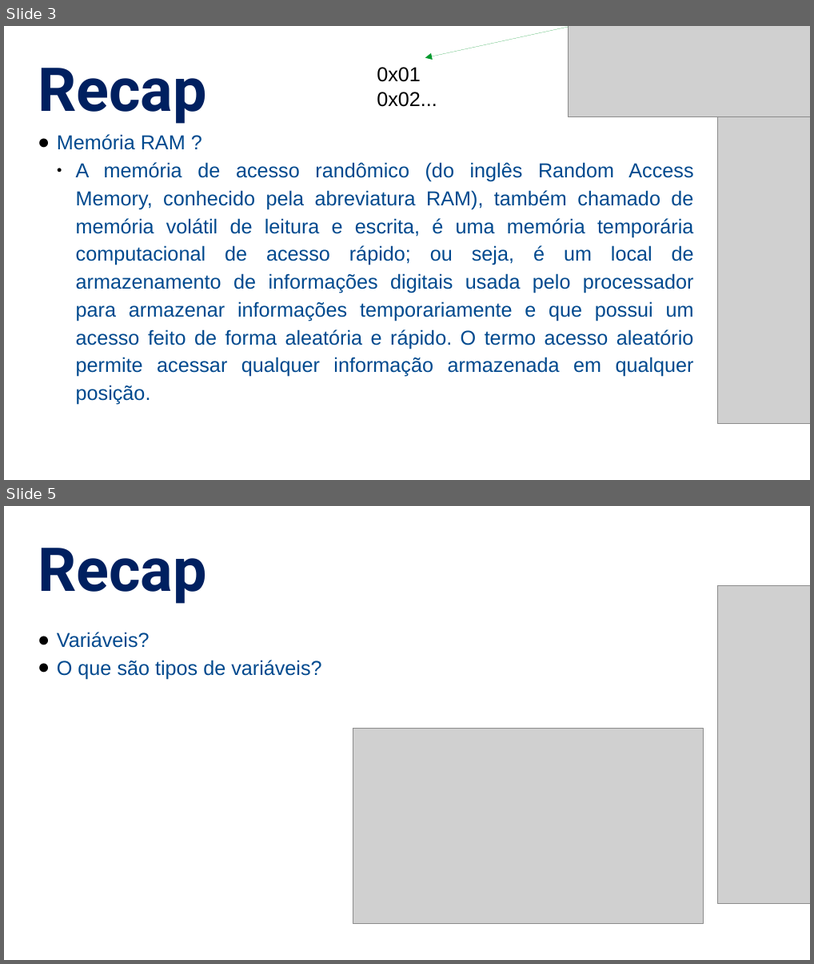
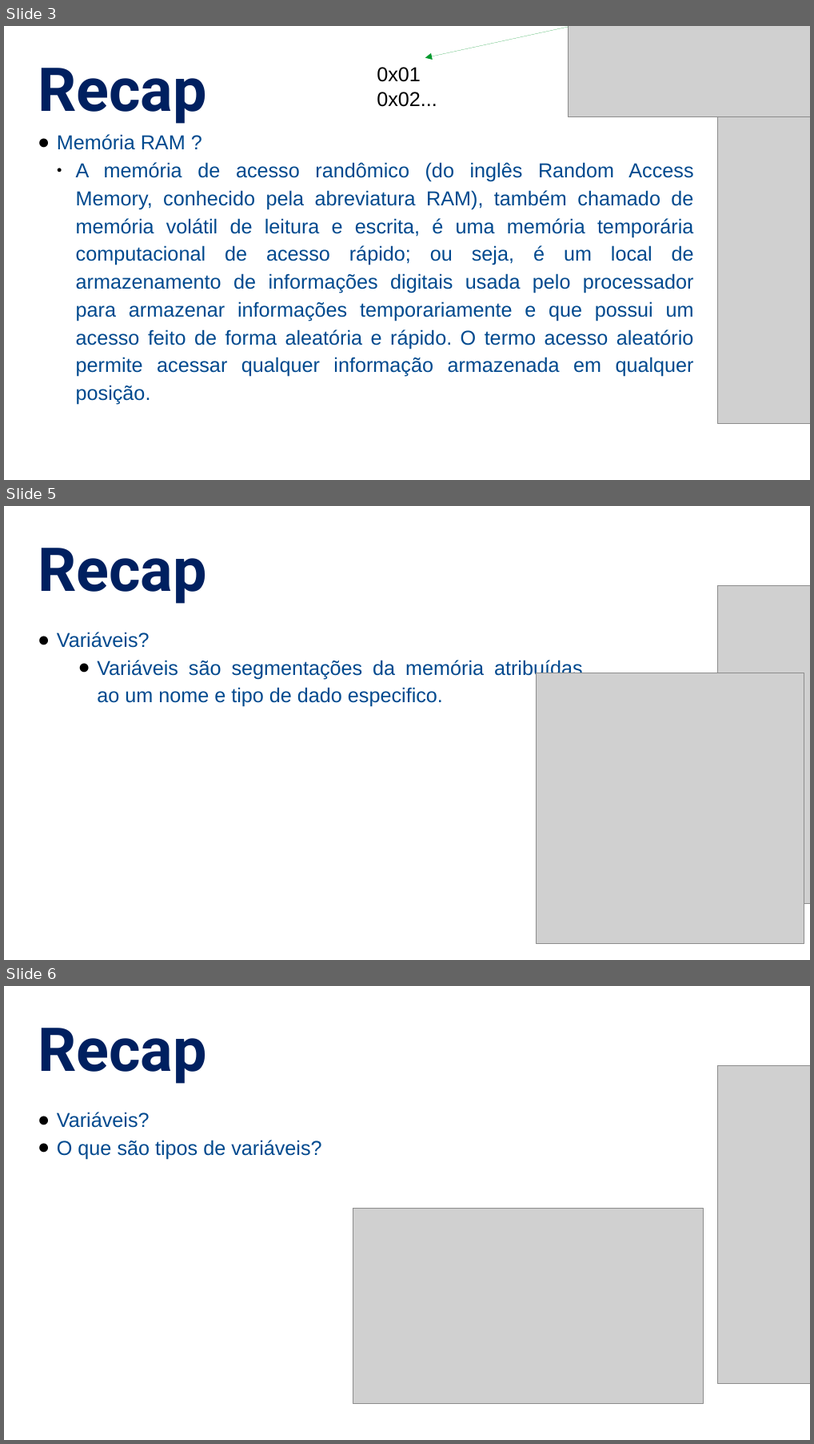
Before and after one commit to NaturalCoder/TI96, a slide deck: aula11/Aula11.pptx. Shown one above the other, each under a label of ours: slides 3 and 5 before the commit, slides 3, 5 and 6 after it; the slides between them are not shown. The pictures are 814x964 and 814x1444 pixels, drawn with LibreOffice and Linux fonts; fonts in the diff are those of the drawing; grey boxes stand for pictures. Boxes give left, top, right and bottom in pixels: in the first picture for what was removed or moved away, otherwise in the second. Text is boxed around its words. In the diff, an @@ line names an element or a change of style, - is before the commit and + after.

```diff
--- a/aula11/Aula11.pptx
+++ b/aula11/Aula11.pptx
@@ slide 5 added at box(4, 506, 810, 960), background #FFFFFF @@
@@ text added at box(38, 548, 206, 604), 54 pt, text #002060, bold @@
+Recap
@@ picture added at box(718, 585, 810, 903) @@
@@ text added at box(57, 632, 583, 707), 18 pt, text #01498E @@
+● Variáveis?
+  ● Variáveis são segmentações da memória atribuídas ao um nome e tipo de dado especifico.
@@ picture added at box(536, 673, 804, 943) @@
@@ what was slide 5 is now slide 6 @@
```
Also in this commit, not shown: 1 slide changed.
